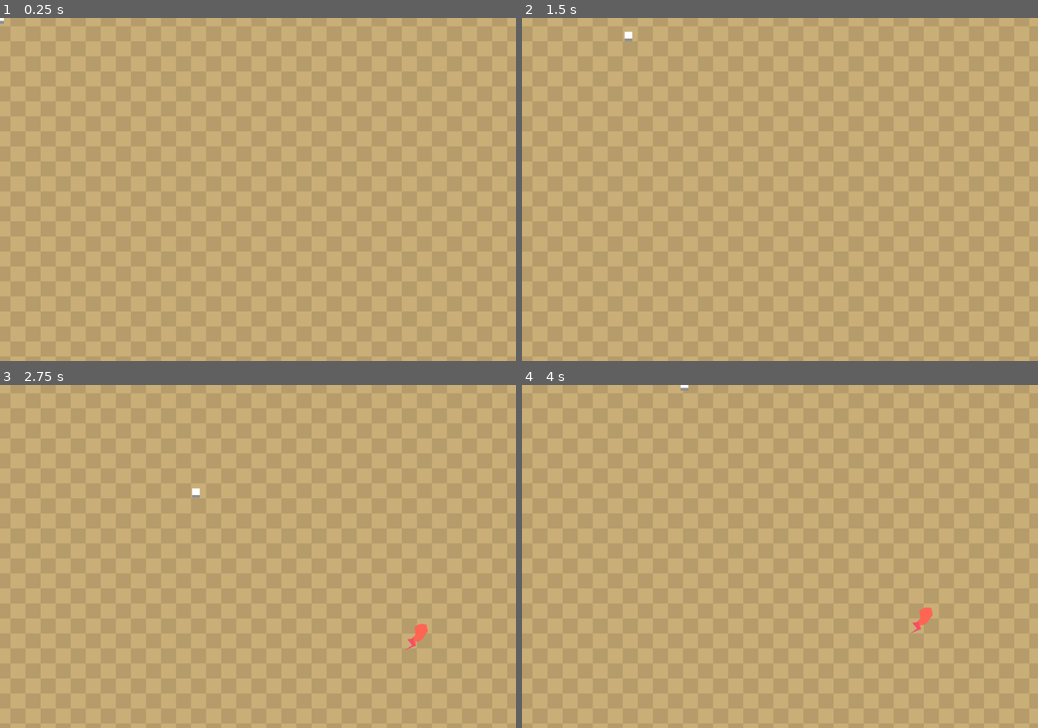
Above: before the commit, frames 1-4 (two rows, left to right).
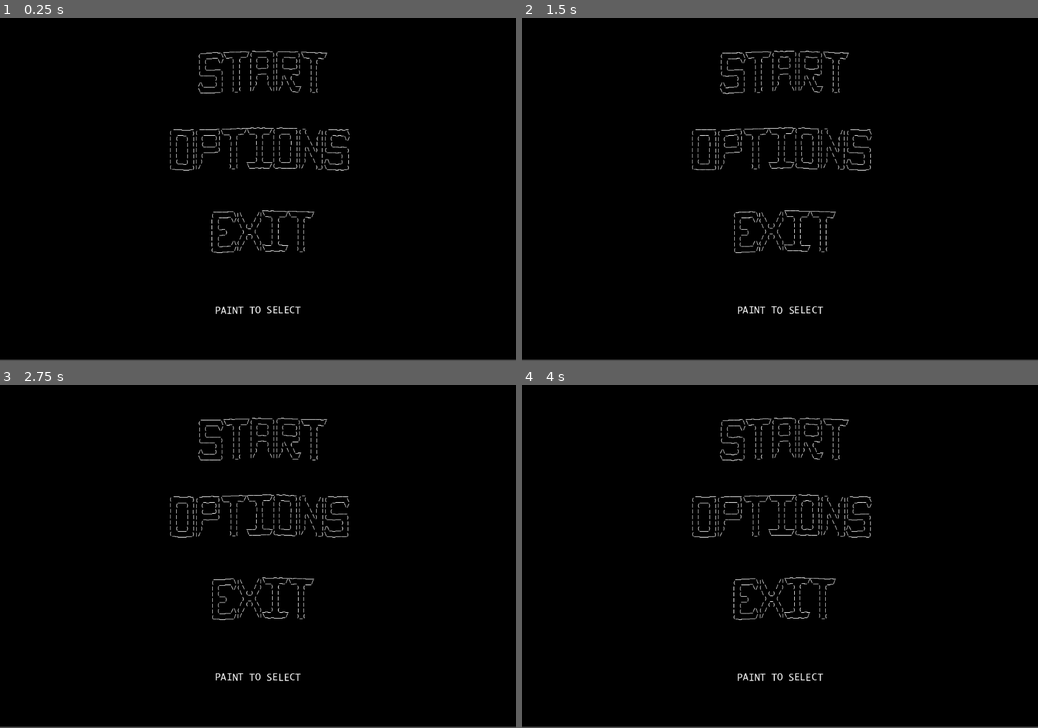
Above: after the commit, the same moments.

Repository: liaaliz/caligraphy
Game: Godot game, scene res://MainScene.tscn
Two runs of this game, one before a commit and one after it. Both use one fixed random seed, a clock stepped at 60 frames per second and the inputs below. This scene is started directly instead of the project's main scene.
Inputs (mouse positions are in pixels of both pictures, inside the frame that each line leads up to):
- Up to frame 1 (0.25 s): no input
- Up to frame 2 (1.5 s): move the mouse to (893, 172) at 0.52 s; press the mouse at (893, 172) at 0.53 s; hold Right (ui_right) 0.53-1.28 s; move the mouse to (676, 206) at 1.27 s; release the mouse at (676, 206) at 1.28 s; hold Down (ui_down) from 1.28 s (still down); right-click (676, 206) at 1.35 s; click (676, 206) at 1.42 s
- Up to frame 3 (2.75 s): move the mouse to (309, 481) at 2.02 s; release Down (ui_down) at 2.03 s; press the mouse at (309, 481) at 2.03 s; hold Right (ui_right) from 2.03 s (still down)
- Up to frame 4 (4 s): move the mouse to (754, 625) at 2.77 s; release Right (ui_right) at 2.78 s; release the mouse at (754, 625) at 2.78 s; hold Up (ui_up) 2.78-3.53 s; right-click (754, 625) at 2.85 s; click (754, 625) at 2.92 s; move the mouse to (934, 607) at 3.52 s; press the mouse at (934, 607) at 3.53 s; hold Left (ui_left) from 3.53 s (still down)

The runs differ from the first frame. In frame 1, 100% of the frame differs, in the area x 0-100%, y 0-100%; in frame 2, 100%; in frame 3, 100%; in frame 4, 100%.

Commit message:
FEAT add main menu and loop

Diff:
--- a/dani-jam/MainScene.tscn
+++ b/dani-jam/MainScene.tscn
@@ -2,7 +2,7 @@
 
 [ext_resource type="Script" path="res://code/SceneSpawner.gd" id="1_gkyxl"]
 
-[node name="MainScene" type="Node"]
+[node name="ScreenSpawner" type="Node"]
 script = ExtResource("1_gkyxl")
 
 [node name="CanvasLayer" type="CanvasLayer" parent="."]
--- a/dani-jam/TestScene.tscn
+++ b/dani-jam/TestScene.tscn
@@ -9,7 +9,7 @@
 [ext_resource type="Resource" uid="uid://drm5bfoqbbcvv" path="res://code/resources/PlayeResource.tres" id="5_awxkj"]
 [ext_resource type="PackedScene" uid="uid://drma5gn1cnf46" path="res://scenes/PlayerBus.tscn" id="5_ssutc"]
 
-[node name="TestScene" type="Node2D"]
+[node name="GameplayScene" type="Node2D"]
 
 [node name="EnemySpawner" type="Node" parent="." node_paths=PackedStringArray("target")]
 script = ExtResource("1_0tqum")
@@ -33,6 +33,9 @@
 hurtbox = NodePath("Player/HurtBox")
 brush_attack = NodePath("BrushAttack")
 
+[node name="Player" parent="PlayerBus" index="0"]
+position = Vector2(520, 344)
+
 [node name="HurtBox" parent="PlayerBus/Player" index="3"]
 script = ExtResource("3_e7cbr")
 
--- a/dani-jam/code/Enemy.gd
+++ b/dani-jam/code/Enemy.gd
@@ -14,11 +14,13 @@
   type.ready()
 
 func _physics_process(delta : float) -> void:
+  if target == null : return
   move_to_target(delta)
   attack()
   type.physics_process(delta)
 
 func attack() -> void:
+  if target == null : return
   type.attack(global_position)
 
 func die() -> void:
--- a/dani-jam/code/EnemySpawner.gd
+++ b/dani-jam/code/EnemySpawner.gd
@@ -2,15 +2,17 @@
 @export_range(2, 30) var spawn_interval : float
 
 var spawn_tick : float
+@export var enemy_pool : Node
 @export var target : CharacterBody2D
 @export var enemies_to_spawn: Array[PackedScene]
 
 func add_enemy_to_scene(new_enemy: Enemy) -> void:
+  if target == null : return
   new_enemy.target = target
   randomize()
   new_enemy.position.x = randf_range(0, get_tree().get_root().get_visible_rect().size.x)
   new_enemy.position.y = randf_range(0, get_tree().get_root().get_visible_rect().size.y)
-  get_tree().get_root().add_child(new_enemy)
+  add_child(new_enemy)
 
 func _process(delta : float) -> void:
   spawn_tick += delta
--- a/dani-jam/code/SceneSpawner.gd
+++ b/dani-jam/code/SceneSpawner.gd
@@ -1,12 +1,42 @@
 extends Node
-enum SCREEN{DEAD_MENU, GAMEPLAY, START_SCENE, LEVEL_UP_SCENE}
-
+@onready var game_resource : GameResource = preload("res://code/resources/GameResource.tres")
+@onready var last_game_state : GameResource.GAME_STATE
 @onready var start_menu : Control  = preload("res://scenes/Menus/StartMenu.tscn").instantiate()
 @onready var dead_menu : Control   = preload("res://scenes/Menus/DeadMenu.tscn").instantiate()
-@onready var level_up_scene : Control = preload("res://scenes/Menus/Upgrade.tscn").instantiate()
+@onready var update_menu : Control = preload("res://scenes/Menus/Upgrade.tscn").instantiate()
 @onready var gameplay_scene : Node2D = preload("res://TestScene.tscn").instantiate()
+@onready var canvas_layer : CanvasLayer = get_node("CanvasLayer")
 
 func _ready() -> void :
-  add_child(gameplay_scene)
+  game_resource.connect("on_game_state_change", handle_game_state_change)
+  handle_game_state_change(GameResource.GAME_STATE.START_MENU)
 
-func exit_last_state(state : SCREEN) : pass
+func handle_game_state_change(state : GameResource.GAME_STATE, _delay : float = 0.0) -> void:
+  await get_tree().create_timer(_delay).timeout
+
+  if last_game_state != null:
+    exit_last_state(last_game_state)
+  match state:
+    GameResource.GAME_STATE.START_MENU:
+      add_to_canvas(start_menu)
+    GameResource.GAME_STATE.GAMEPLAY:
+      add_child(gameplay_scene)
+    GameResource.GAME_STATE.END_MENU:
+      add_to_canvas(dead_menu)
+
+  last_game_state = state
+
+func exit_last_state(state : GameResource.GAME_STATE):
+  match state:
+    GameResource.GAME_STATE.START_MENU:
+      canvas_layer.layer = -1
+      canvas_layer.remove_child(start_menu)
+
+    GameResource.GAME_STATE.GAMEPLAY:
+      canvas_layer.layer = 0
+
+    GameResource.GAME_STATE.END_MENU:
+      canvas_layer.layer = -1
+
+func add_to_canvas(_node : Node) -> void:
+  canvas_layer.add_child(_node)
--- a/dani-jam/code/StartMenuBus.gd
+++ b/dani-jam/code/StartMenuBus.gd
@@ -58,7 +58,7 @@
 	print("Handling button action: ", button.name)
 	if button == start_swipe:
 		print("Start button activated")
-		game_resource.change_state(game_resource.GAME_STATE.IN_GAME)
+		game_resource.change_state(game_resource.GAME_STATE.GAMEPLAY)
 	elif button == options_swipe:
 		print("Options button activated")
 		# Add options menu logic here
--- a/dani-jam/code/SwipeButton.gd
+++ b/dani-jam/code/SwipeButton.gd
@@ -1,38 +1,31 @@
 extends Node2D
+@export var new_state : GameResource.GAME_STATE
 @export var mouse_controller : Node2D
 @onready var confirm : Array = [false, false, false]
 @onready var game_resource = preload("res://code/resources/GameResource.tres")
-var on_end_swipe : Signal
+signal on_end_swipe
 var is_selected: bool = false  # Track if this button is selected
 
 func _ready() -> void:
-  # Connect to mouse controller's marker signal
-  if mouse_controller:
-    if mouse_controller.has_signal("marker_created"):
-      mouse_controller.connect("marker_created", _on_marker_created)
-    else:
-      push_error("MouseController is missing 'marker_created' signal")
+  mouse_controller.connect("marker_created", _on_marker_created)
+  on_end_swipe.connect(game_resource.change_state.bind(new_state))
 
   # Connect area signals
   for index in range(get_child_count()):
     var child = get_child(index)
     if child is Area2D:
       child.connect("area_entered", _on_area_entered.bind(index))
-    else:
-      push_error("Child node is not an Area2D: ", child.name)
 
 func _on_marker_created(marker: Area2D) -> void:
   # Check for collision with this button's areas
   for area in get_children():
     if area is Area2D and area.overlaps_area(marker):
       is_selected = true
-      print("Button selected via collision: ", name)
       return
 
 func _on_area_entered(area: Area2D, index: int) -> void:
   if area.is_in_group("marker"):  # Ensure it's a marker
     confirm[index] = true
-    #print("Area ", index, " confirmed by marker")
     check_swipe_complete()
 
 func check_swipe_complete() -> void:
--- a/dani-jam/code/player/HurtBox.gd
+++ b/dani-jam/code/player/HurtBox.gd
@@ -1,14 +1,11 @@
 extends Area2D
-var has_died : Signal
-var is_sonic : bool
+signal has_died
 
 func _ready() -> void:
-  body_entered.connect(handle_hit)
+  area_entered.connect(handle_hit)
 
-func handle_hit(_other: CharacterBody2D):
-  #if get_parent().check_ink_meter() < 0:
-   # splash_ink()
-    #return
+func handle_hit(_other: Area2D):
+  splash_ink()
   on_die()
 
 func splash_ink():
--- a/dani-jam/code/player/PlayerBus.gd
+++ b/dani-jam/code/player/PlayerBus.gd
@@ -1,5 +1,5 @@
 extends Node
-@onready var main_scene     : Node = get_tree().get_root().get_child(0)
+@onready var game_resource  : GameResource = preload("res://code/resources/GameResource.tres")
 @export var player_resource : PlayerResource
 @export var movement        : CharacterBody2D
 #@export var animation      : AnimationTree
@@ -10,8 +10,11 @@
   ready_deferred.call_deferred()
 
 func ready_deferred() -> void:
-  hurtbox.has_died.connect(handle_has_died)
+  hurtbox.connect("has_died", handle_has_died)
   player_resource.on_experience_change.connect(handle_experience_change)
+
+func _exit_tree() -> void:
+  game_resource.on_game_state_change.emit(game_resource.GAME_STATE.END_MENU, 0.333)
 
 func check_ink_meter() -> float:
   return brush_attack.ink_meter
@@ -20,7 +23,6 @@
   brush_attack.ink_meter = 0
 
 func handle_has_died():
-  main_scene.call_screen(main_scene.SCREENS.DEAD_SCREEN)
   queue_free()
 
 func process_level_up() -> void:
--- a/dani-jam/code/resources/code/GameResource.gd
+++ b/dani-jam/code/resources/code/GameResource.gd
@@ -3,7 +3,7 @@
 
 enum GAME_STATE {
   START_MENU,
-  IN_GAME,
+  GAMEPLAY,
   PAUSED,
   LEVEL_UP,
   END_MENU,
@@ -12,8 +12,8 @@
 var game_state : GAME_STATE
 var enemies : Array[Enemy]
 var last_enemy_id : int = 0
-var on_game_state_change : Signal
-var on_level_up : Signal
+signal on_game_state_change
+signal on_level_up
 
 var game_time : float
 
--- a/dani-jam/code/resources/code/PlayerResource.gd
+++ b/dani-jam/code/resources/code/PlayerResource.gd
@@ -3,5 +3,5 @@
 @export var level             : int = 1
 @export var experience_points : int = 0
 
-var on_experience_change : Signal
-var on_stats_change      : Signal
+signal on_experience_change
+signal on_stats_change
--- a/dani-jam/code/resources/code/SceneSpawner.gd
+++ /dev/null
@@ -1,20 +0,0 @@
-extends Node
-@onready var game_resource : GameResource = preload("res://code/resources/GameResource.tres")
-@onready var last_game_state : GameResource.GAME_STATE = GameResource.GAME_STATE.START_MENU
-@onready var start_menu : Control  = preload("res://scenes/Menus/StartMenu.tscn").instantiate()
-@onready var dead_menu : Control   = preload("res://scenes/Menus/DeadMenu.tscn").instantiate()
-@onready var update_menu : Control = preload("res://scenes/Menus/Upgrade.tscn").instantiate()
-@onready var gameplay_scene : Node2D = preload("res://TestScene.tscn").instantiate()
-
-func _ready() -> void :
-  game_resource.connect("on_game_state_change", handle_game_state_change)
-  get_node("CanvasLayer").add_child(start_menu)
-
-func handle_game_state_change(state : GameResource.GAME_STATE) -> void:
-  print("around the world")
-  exit_last_state(state)
-  match state:
-    GameResource.GAME_STATE.IN_GAME:
-      add_child(gameplay_scene)
-
-func exit_last_state(state : GameResource.GAME_STATE) : pass
--- a/dani-jam/scenes/Bullets/NormalBullet.tscn
+++ b/dani-jam/scenes/Bullets/NormalBullet.tscn
@@ -9,7 +9,6 @@
 [node name="NormalBullet" type="Area2D"]
 script = ExtResource("1_qbs7b")
 lifetime = 25.0
-speed = 150.0
 
 [node name="Node" type="Node2D" parent="."]
 rotation = 1.5708
--- a/dani-jam/scenes/Menus/DeadMenu.tscn
+++ b/dani-jam/scenes/Menus/DeadMenu.tscn
@@ -20,9 +20,12 @@
 grow_vertical = 2
 
 [node name="ColorRect" type="ColorRect" parent="Control"]
-layout_mode = 0
-offset_right = 1152.0
-offset_bottom = 645.0
+layout_mode = 1
+anchors_preset = 15
+anchor_right = 1.0
+anchor_bottom = 1.0
+grow_horizontal = 2
+grow_vertical = 2
 color = Color(0, 0, 0, 1)
 
 [node name="VBoxContainer" type="VBoxContainer" parent="Control"]
--- a/dani-jam/scenes/Menus/StartMenu.tscn
+++ b/dani-jam/scenes/Menus/StartMenu.tscn
@@ -106,6 +106,7 @@
 [node name="StartSwipe" type="Node2D" parent="MainVBox/VBoxContainer2/RichTextLabel/Control" node_paths=PackedStringArray("mouse_controller")]
 position = Vector2(44, 49.725)
 script = ExtResource("4_rxdvr")
+new_state = 1
 mouse_controller = NodePath("../../../../../MouseControl")
 
 [node name="Start_1" type="Area2D" parent="MainVBox/VBoxContainer2/RichTextLabel/Control/StartSwipe"]
@@ -159,6 +160,7 @@
 [node name="OptionsSwipe" type="Node2D" parent="MainVBox/VBoxContainer2/RichTextLabel3/Control" node_paths=PackedStringArray("mouse_controller")]
 scale = Vector2(1.19, 1)
 script = ExtResource("4_rxdvr")
+new_state = null
 mouse_controller = NodePath("../../../../../MouseControl")
 
 [node name="Option_1" type="Area2D" parent="MainVBox/VBoxContainer2/RichTextLabel3/Control/OptionsSwipe"]
@@ -213,6 +215,7 @@
 [node name="ExitSwipe" type="Node2D" parent="MainVBox/VBoxContainer2/RichTextLabel2/Control" node_paths=PackedStringArray("mouse_controller")]
 scale = Vector2(0.76, 1)
 script = ExtResource("4_rxdvr")
+new_state = null
 mouse_controller = NodePath("../../../../../MouseControl")
 
 [node name="Exit_1" type="Area2D" parent="MainVBox/VBoxContainer2/RichTextLabel2/Control/ExitSwipe"]
